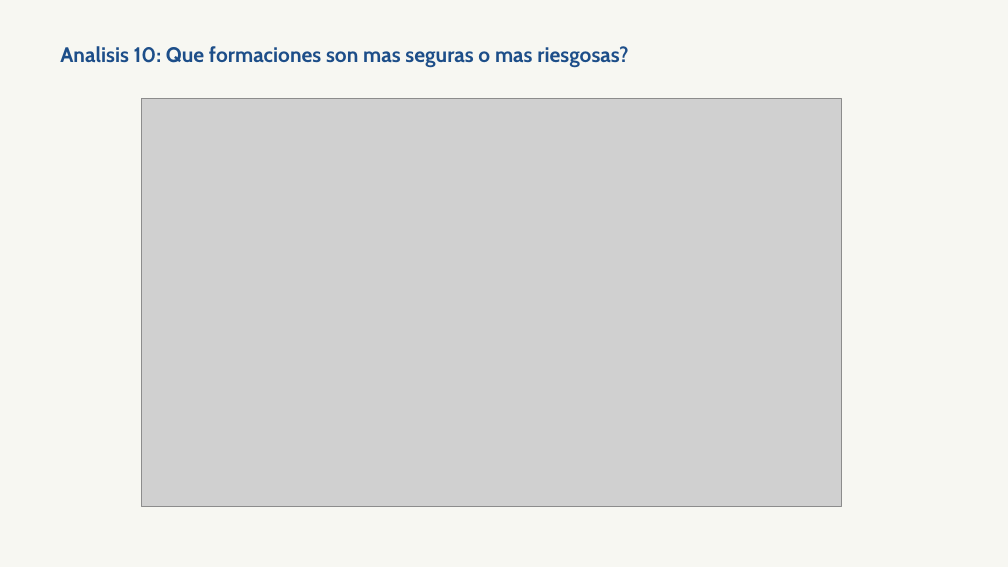
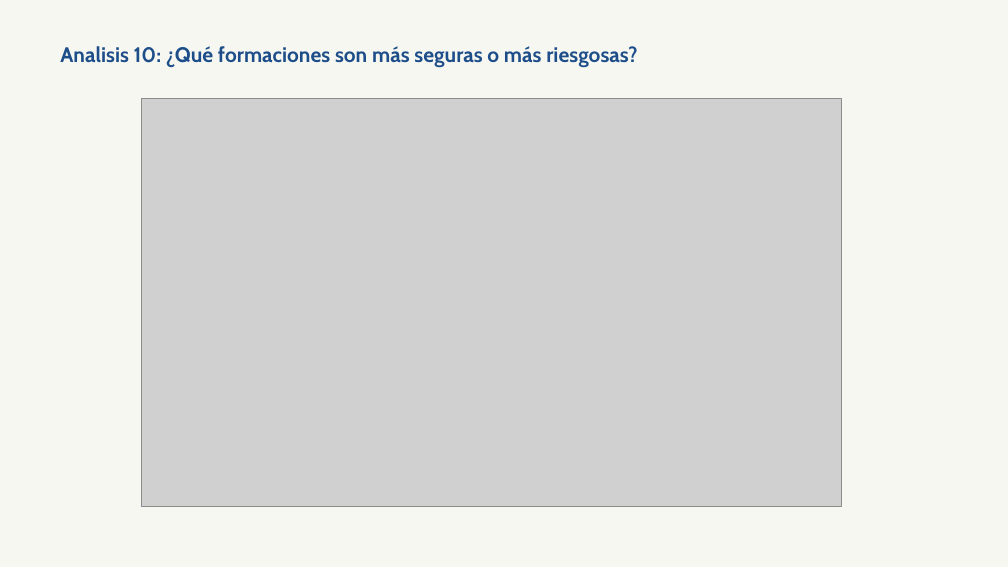
Before and after one commit to OssianV/Proyecto_analisis_soccer_europeo, a slide deck: slide 20 of OUTPUTS/presentacion_final.pptx. Drawn at 1008x567 pixels with LibreOffice and Linux fonts; fonts in the diff are those of the drawing; grey boxes stand for pictures. Boxes give left, top, right and bottom in pixels: in the first picture for what was removed or moved away, otherwise in the second. Text is boxed around its words. In the diff, an @@ line names an element or a change of style, - is before the commit and + after.

Commit message:
Minor changes y analisis correctos en la presentacion creada

```diff
--- a/OUTPUTS/presentacion_final.pptx
+++ b/OUTPUTS/presentacion_final.pptx
@@ text at (60, 46, 637, 68): text changed @@
-Analisis 10: Que formaciones son mas seguras o mas riesgosas?
+Analisis 10: ¿Qué formaciones son más seguras o más riesgosas?
```
Also in this commit, not shown: 19 other slides changed, 3 other files.
